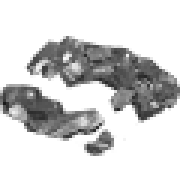
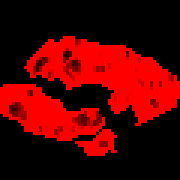
The second 180 × 180 image is a revision of the first. Changes to its layers:
renamed "Background" to "outline", hid it, moved it above "Main", painted on it over 0, 33, 180, 159
hid "Main" over 0, 36, 180, 156
added layer "reflection" above "color 2" over 6, 33, 174, 147
added layer "color 1" above "bg" over 0, 36, 180, 156
added layer "bg" over 0, 0, 180, 180
